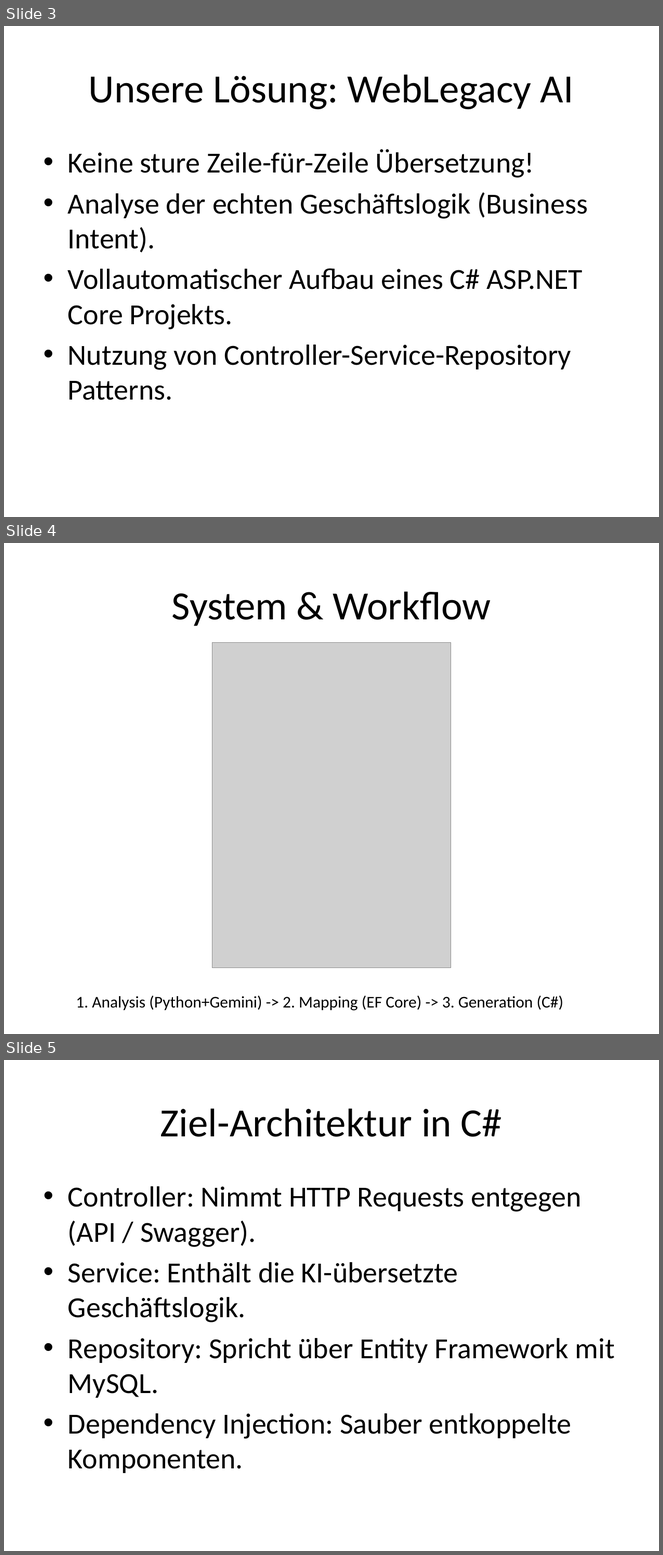
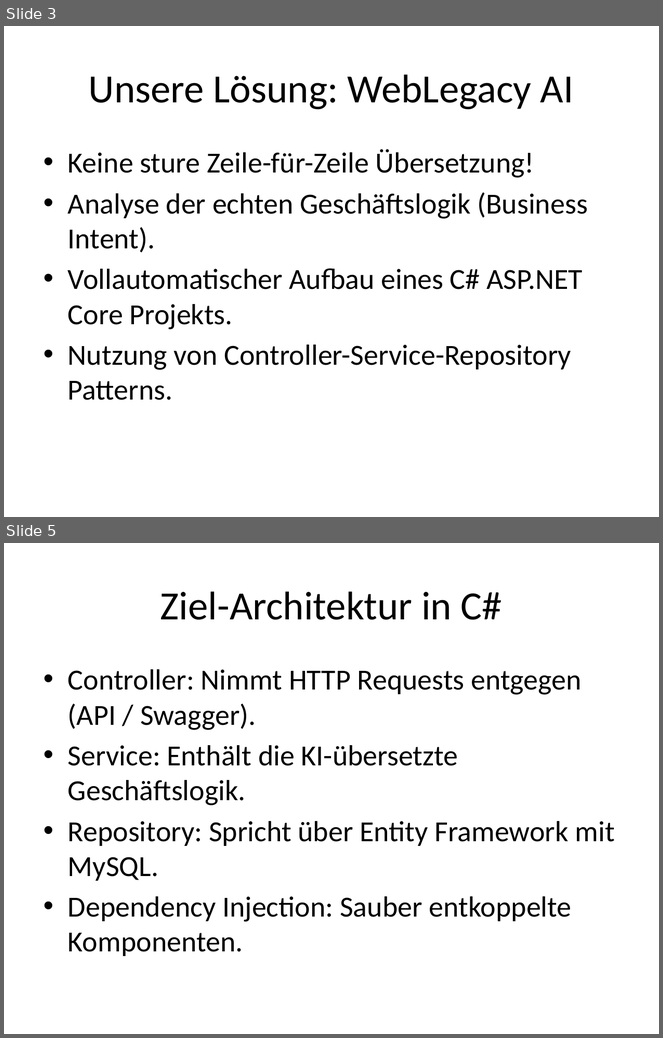
Before and after one commit to kis4-2026ss/projekt-g1-memic-six, a slide deck: WebLegacyAI_Presentation.pptx. Shown one above the other, each under a label of ours: slides 3, 4 and 5 before the commit, slides 3 and 5 after it; the slides between them are not shown. The pictures are 663x1555 and 663x1038 pixels, drawn with LibreOffice and Linux fonts; fonts in the diff are those of the drawing; grey boxes stand for pictures. Boxes give left, top, right and bottom in pixels: in the first picture for what was removed or moved away, otherwise in the second. Text is boxed around its words. In the diff, an @@ line names an element or a change of style, - is before the commit and + after.

```diff
--- a/WebLegacyAI_Presentation.pptx
+++ b/WebLegacyAI_Presentation.pptx
@@ slide 4 removed at bbox=[4, 543, 659, 1034], background #FFFFFF @@
@@ title removed at bbox=[172, 591, 491, 626] @@
-System & Workflow
@@ picture removed at bbox=[213, 643, 451, 968] @@
@@ text removed at bbox=[76, 996, 564, 1011] @@
-1. Analysis (Python+Gemini) -> 2. Mapping (EF Core) -> 3. Generation (C#)
```
Also in this commit, not shown: 1 slide changed, 1 slide added.
